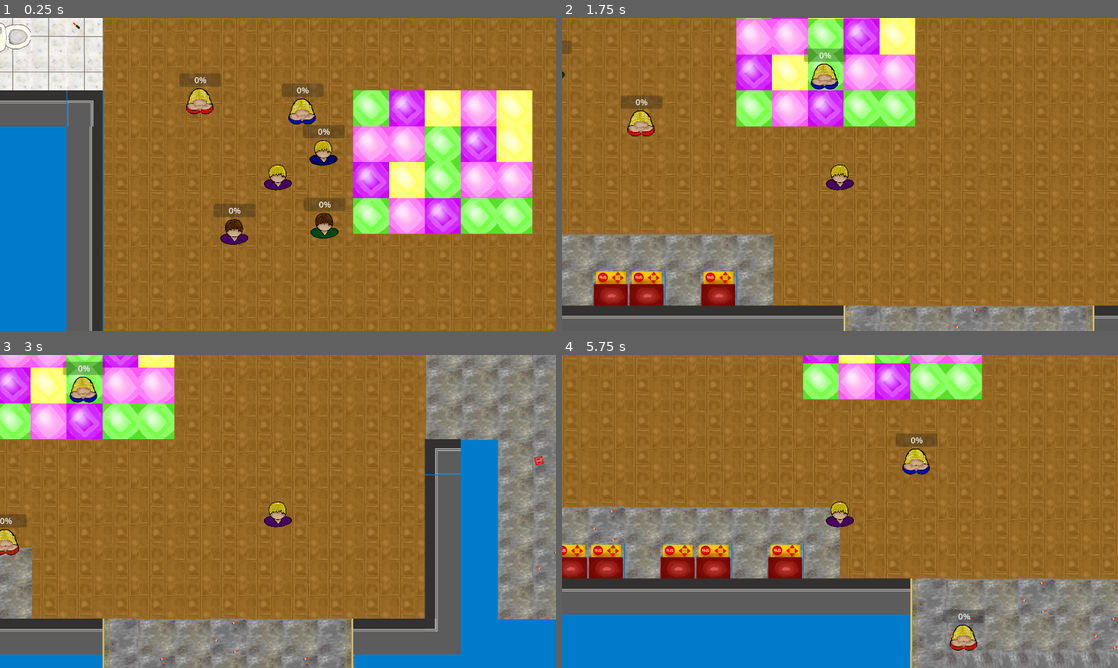
Above: before the commit, frames 1-4 (two rows, left to right).
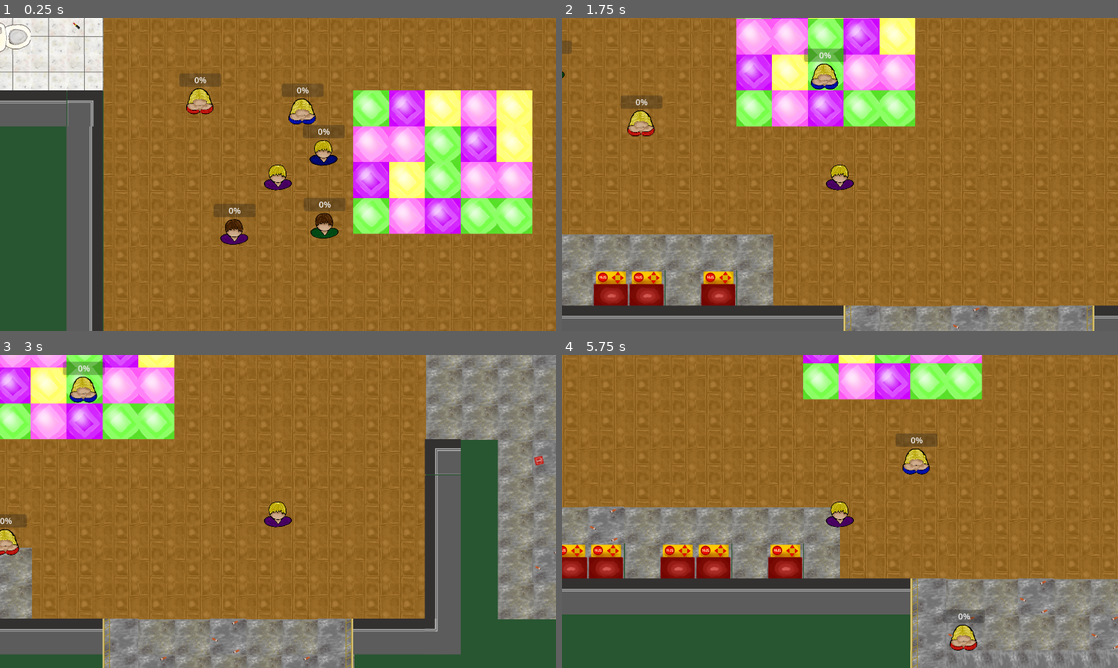
Above: after the commit, the same moments.

Repository: mntjams/game-jam-25-2
Game: Godot game, scene res://scenes/game.tscn
Same seed, same stepped clock (60 frames per second), same inputs: the game is played once before the commit and once after it. The engine's default icon, where the game draws it, is replaced by a stand-in: a white triangle on a blue panel in a dark square. Sound files missing from this copy of the repository are replaced by a short silence.
Inputs:
- Up to frame 1 (0.25 s): no input
- Up to frame 2 (1.75 s): hold D (right) 0.53-1.28 s; hold E (interact) 0.53-1.28 s; hold S (down) from 1.28 s (still down); tap Space (slots) at 1.35 s
- Up to frame 3 (3 s): release S (down) at 2.03 s; hold D (right) 2.03-2.78 s; tap Q at 2.1 s; hold W (up) from 2.78 s (still down); tap E (interact) at 2.85 s
- Up to frame 4 (5.75 s): release W (up) at 3.53 s; hold A (left) 3.53-5.03 s; tap Space (slots) at 3.6 s; tap Q at 4.35 s; hold S (down) from 5.03 s (still down); hold E (interact) from 5.03 s (still down)

The runs differ from the first frame. In frame 1, 8.1% of the frame differs, in the area x 0-19%, y 23-100%; in frame 2, less than 0.1%; in frame 3, 8.2%; in frame 4, 11%, in the area x 0-63%, y 60-100%.

Commit message:
Add grass

Diff:
--- a/project.godot
+++ b/project.godot
@@ -78,4 +78,4 @@
 
 renderer/rendering_method="gl_compatibility"
 renderer/rendering_method.mobile="gl_compatibility"
-environment/defaults/default_clear_color=Color(0, 0.4819994, 0.8006872, 1)
+environment/defaults/default_clear_color=Color(0.15594733, 0.3389572, 0.19229093, 1)
